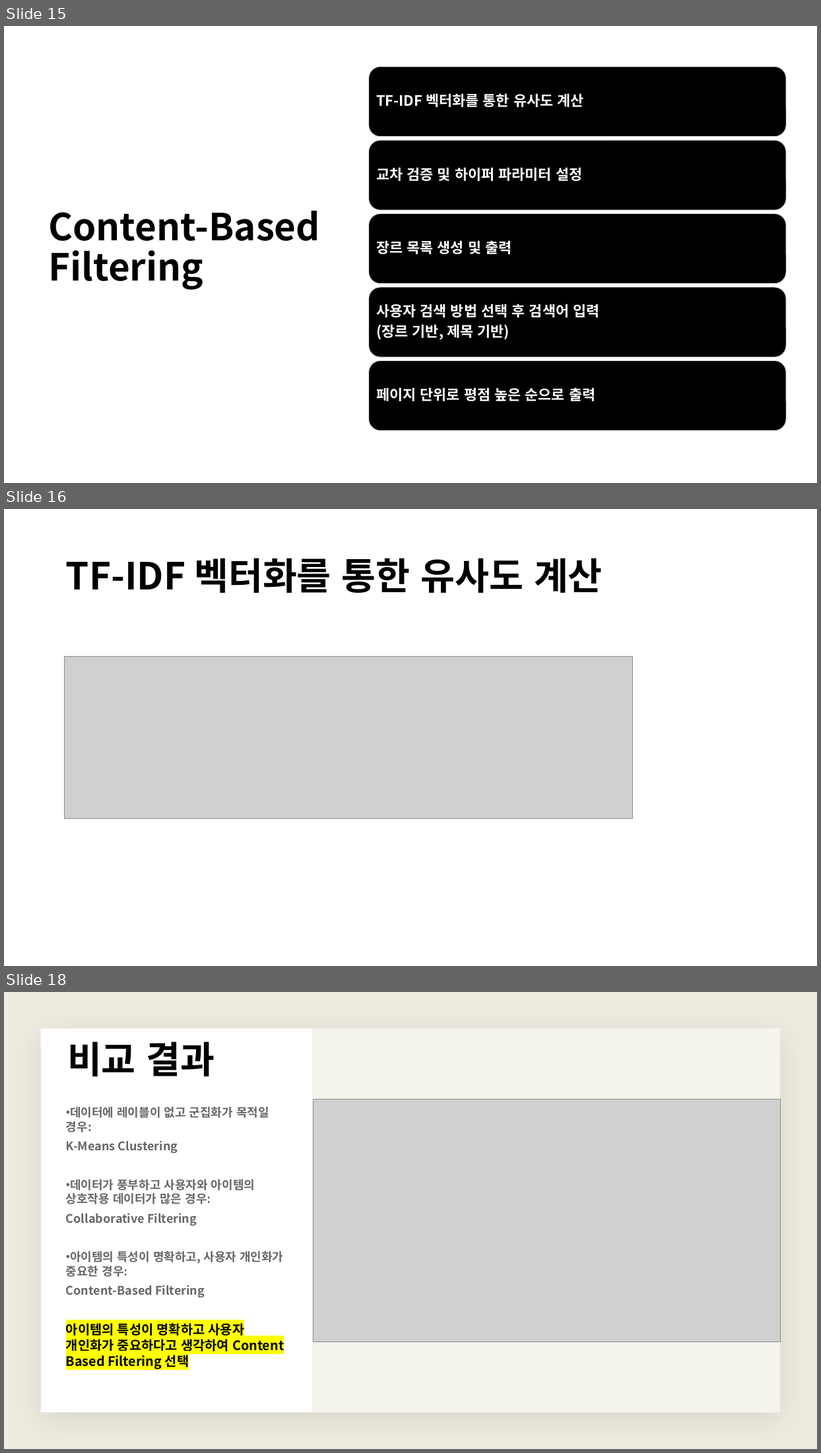
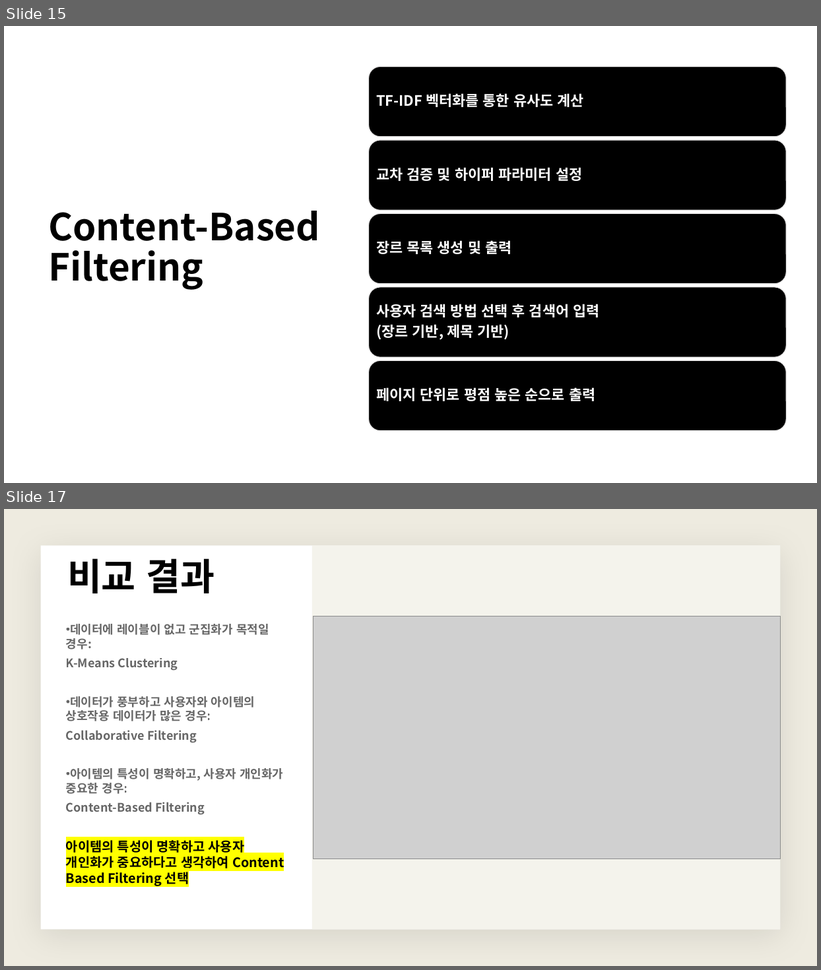
Before and after one commit to aaronkr-classroom/0-ml-team-project-pm-data, a slide deck: 넷플릭스 영화 추천 시스템 최종.pptx. Shown one above the other, each under a label of ours: slides 15, 16 and 18 before the commit, slides 15 and 17 after it; the slides between them are not shown. The pictures are 821x1453 and 821x970 pixels, drawn with LibreOffice and Linux fonts; fonts in the diff are those of the drawing; grey boxes stand for pictures. Boxes give left, top, right and bottom in pixels: in the first picture for what was removed or moved away, otherwise in the second. Text is boxed around its words. In the diff, an @@ line names an element or a change of style, - is before the commit and + after.

```diff
--- a/넷플릭스 영화 추천 시스템 최종.pptx
+++ b/넷플릭스 영화 추천 시스템 최종.pptx
@@ slide 16 removed at <box>4,509,817,966</box>, background #FFFFFF @@
@@ title removed at <box>66,558,603,593</box> @@
-TF-IDF 벡터화를 통한 유사도 계산
@@ picture removed at <box>64,657,633,819</box> @@
@@ what was slide 18 is now slide 17 @@
```
Also in this commit, not shown: 5 slides changed, 2 slides added, 1 other slide removed.
